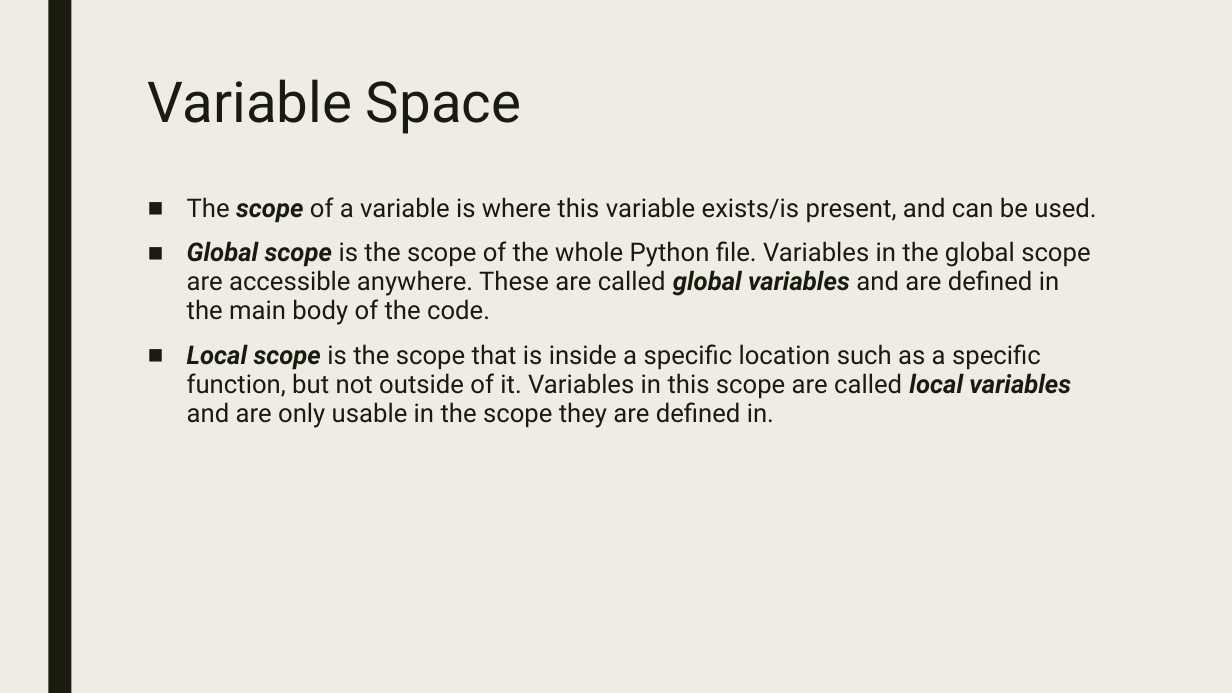
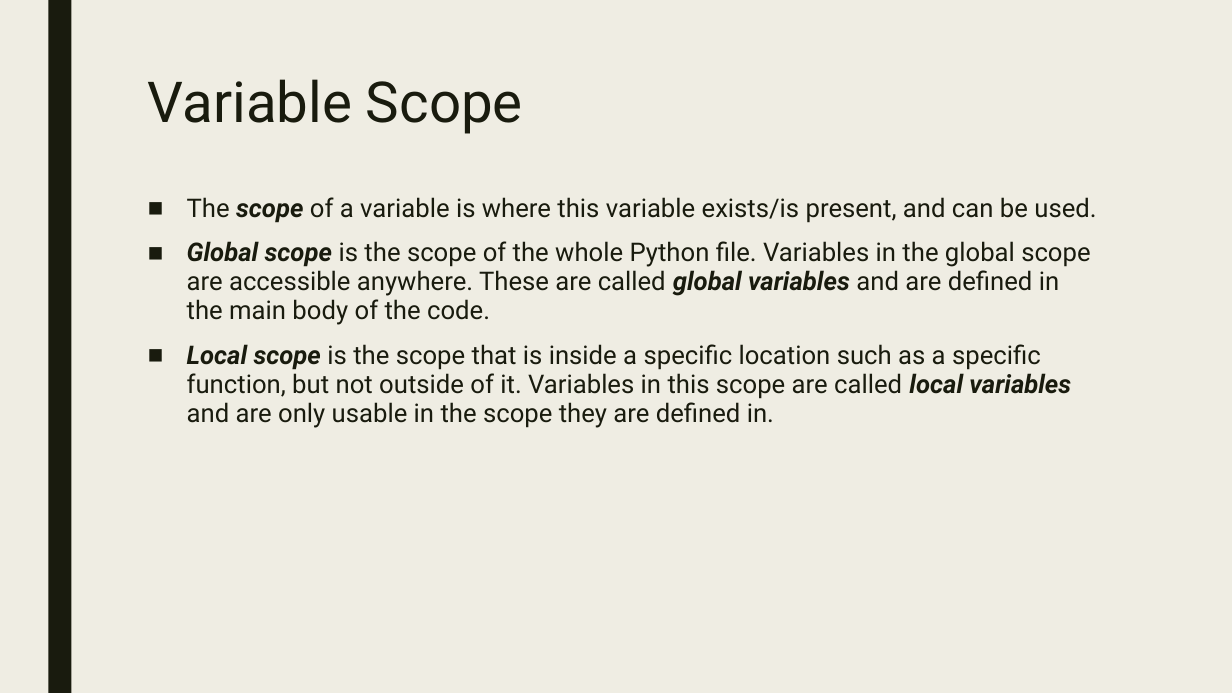
Before and after one commit to RaiyanRahman/CPS109-Tutorials, a slide deck: slide 4 of tut05_slides.pptx. Drawn at 1232x693 pixels with LibreOffice and Linux fonts; fonts in the diff are those of the drawing. Boxes give left, top, right and bottom in pixels: in the first picture for what was removed or moved away, otherwise in the second. Text is boxed around its words. In the diff, an @@ line names an element or a change of style, - is before the commit and + after.

```diff
--- a/tut05_slides.pptx
+++ b/tut05_slides.pptx
@@ title at (148, 79, 523, 134): text changed @@
-Variable Space
+Variable Scope
```
Also in this commit, not shown: 1 other slide changed.
